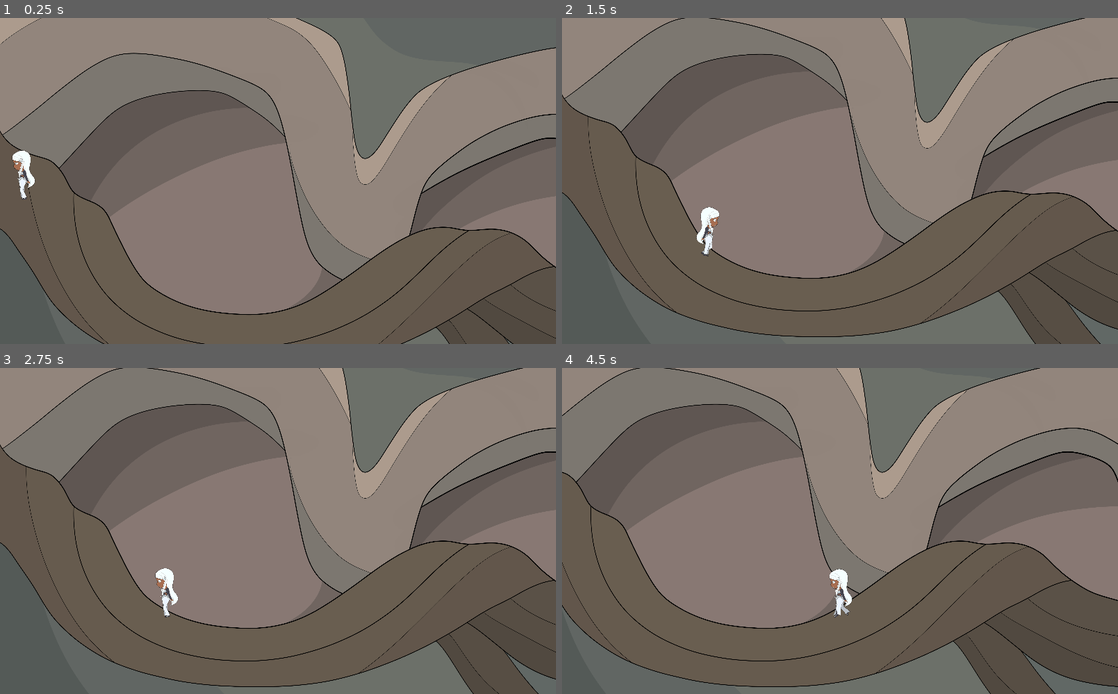
Above: before the commit, frames 1-4 (two rows, left to right).
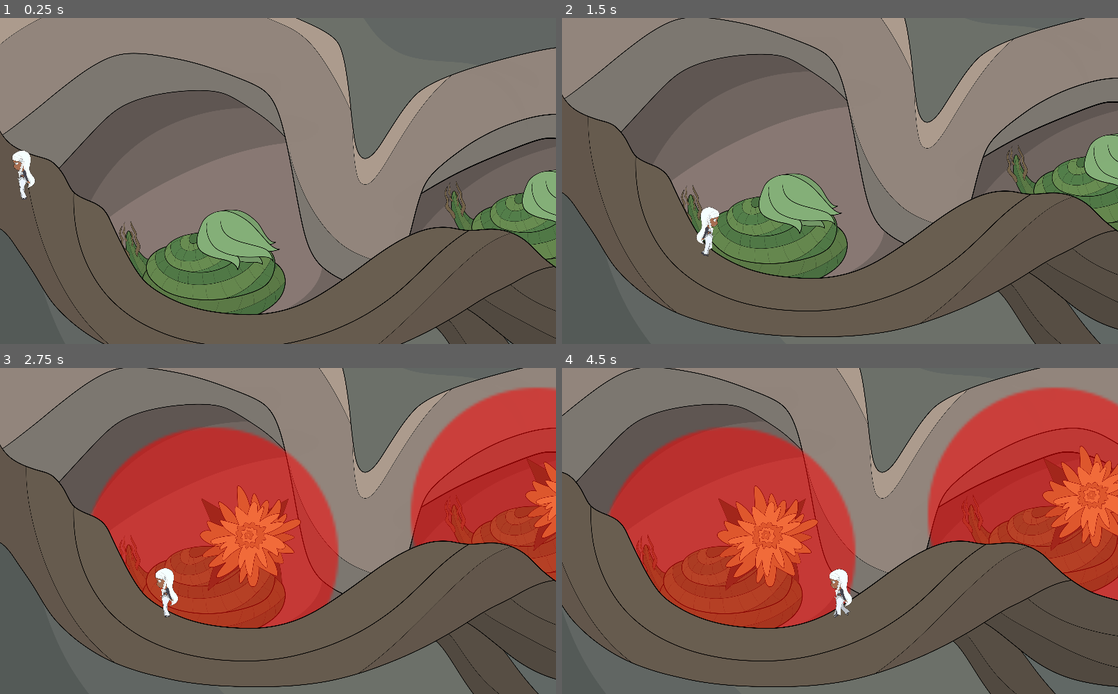
Above: after the commit, the same moments.

Repository: donato21/star-child-luna
Game: Godot game, scene res://levels/level1/Level1.tscn
The game is run twice, just before and just after one commit, with the same random seed, the same clock (stepped at 60 frames per second) and the same inputs. This scene is started directly instead of the project's main scene.
Inputs:
- Up to frame 1 (0.25 s): no input
- Up to frame 2 (1.5 s): tap Enter at 0.5 s; hold D (right) from 0.53 s (still down)
- Up to frame 3 (2.75 s): release D (right) at 2.03 s; hold A (left) from 2.03 s (still down)
- Up to frame 4 (4.5 s): release A (left) at 2.78 s; hold D (right) 2.78-4.28 s; hold A (left) from 4.28 s (still down)

The runs differ from the first frame. In frame 1, 8.5% of the frame differs, in the area x 21-100%, y 46-91%; in frame 2, 8.3%; in frame 3, 31%; in frame 4, 36%, in the area x 8-100%, y 5-80%.

Commit message:
Snake enemy added to lvl1

Diff:
--- a/Snake.gd
+++ b/Snake.gd
@@ -1,15 +1,35 @@
 extends Node2D
 
-export var sleep_time: float = 2
-export var min_wake_time: float = 1
-export var max_wake_time: float = 3
+export var min_sleep_time: float = 3
+export var max_sleep_time: float = 6
+export var min_wake_time: float = 2
+export var max_wake_time: float = 4
+export var deay: float = 0
 export var awake_sound_path: String = ""
 export var sleep_sound_path: String = ""
 
 var sleeping = true
 
-
-
 func _on_SleepTimer_timeout():
 	if sleeping:
 		$Timer.set_wait_time(rand_range(min_wake_time, max_wake_time))
+		$DeathCircle.visible = true
+		$Timer.start()
+		$AnimatedSprite.play("awake")
+		for body in $Area2D.get_overlapping_bodies():
+			if body.name == "Player":
+				kill_player()
+		sleeping = false
+	else:
+		$Timer.set_wait_time(rand_range(min_sleep_time, max_sleep_time))
+		$DeathCircle.visible = false
+		$Timer.start()
+		$AnimatedSprite.play("asleep")
+		sleeping = true
+
+func _on_Area2D_body_entered(body):
+	if body.name == "Player" && !sleeping:
+		kill_player()
+
+func kill_player():
+	print("player should be dead...")
--- a/entities/enemies/Snake.tscn
+++ b/entities/enemies/Snake.tscn
@@ -1,8 +1,9 @@
-[gd_scene load_steps=6 format=2]
+[gd_scene load_steps=7 format=2]
 
 [ext_resource path="res://assets/entities/snake/SnakeDandelionSleeping.png" type="Texture" id=1]
 [ext_resource path="res://assets/entities/snake/SnakeDandelionBlossomed.png" type="Texture" id=2]
 [ext_resource path="res://Snake.gd" type="Script" id=3]
+[ext_resource path="res://assets/particles/circle.png" type="Texture" id=4]
 
 [sub_resource type="SpriteFrames" id=1]
 animations = [ {
@@ -18,21 +19,32 @@
 } ]
 
 [sub_resource type="CircleShape2D" id=2]
-radius = 1644.85
+radius = 543.663
 
 [node name="Snake" type="Node2D"]
 script = ExtResource( 3 )
+min_sleep_time = 5.0
+max_sleep_time = 10.0
 
 [node name="AnimatedSprite" type="AnimatedSprite" parent="."]
+position = Vector2( 0, -43 )
 frames = SubResource( 1 )
 animation = "asleep"
 
 [node name="Timer" type="Timer" parent="."]
 wait_time = 2.0
+autostart = true
 
 [node name="Area2D" type="Area2D" parent="."]
 
 [node name="CollisionShape2D" type="CollisionShape2D" parent="Area2D"]
 shape = SubResource( 2 )
 
+[node name="DeathCircle" type="Sprite" parent="."]
+visible = false
+modulate = Color( 1, 0, 0, 0.52549 )
+scale = Vector2( 12, 12 )
+texture = ExtResource( 4 )
+
 [connection signal="timeout" from="Timer" to="." method="_on_SleepTimer_timeout"]
+[connection signal="body_entered" from="Area2D" to="." method="_on_Area2D_body_entered"]
--- a/levels/level1/Level1.tscn
+++ b/levels/level1/Level1.tscn
@@ -1,16 +1,25 @@
-[gd_scene load_steps=6 format=2]
+[gd_scene load_steps=7 format=2]
 
 [ext_resource path="res://entities/player/Player.tscn" type="PackedScene" id=1]
 [ext_resource path="res://levels/level1/Level1.gd" type="Script" id=2]
 [ext_resource path="res://assets/levels/lvl1/ForestBackground.png" type="Texture" id=3]
 [ext_resource path="res://assets/levels/lvl1/ForestFG.png" type="Texture" id=4]
 [ext_resource path="res://levels/Camera2D.tscn" type="PackedScene" id=5]
+[ext_resource path="res://entities/enemies/Snake.tscn" type="PackedScene" id=6]
 
 [node name="Level1" type="Node2D"]
 script = ExtResource( 2 )
 
 [node name="BG" type="Sprite" parent="."]
 texture = ExtResource( 3 )
+
+[node name="Snake" parent="." instance=ExtResource( 6 )]
+position = Vector2( -837, 220 )
+scale = Vector2( 1.2, 1.2 )
+
+[node name="Snake2" parent="." instance=ExtResource( 6 )]
+position = Vector2( 961, 0 )
+scale = Vector2( 1.2, 1.2 )
 
 [node name="Root" type="Sprite" parent="."]
 modulate = Color( 0.541176, 0.462745, 0.423529, 1 )
Binary file changed: assets/entities/snake/SnakeDandelionBlossomed.png
Binary file changed: assets/entities/snake/SnakeDandelionSleeping.png
Binary file added: assets/particles/circle.png
